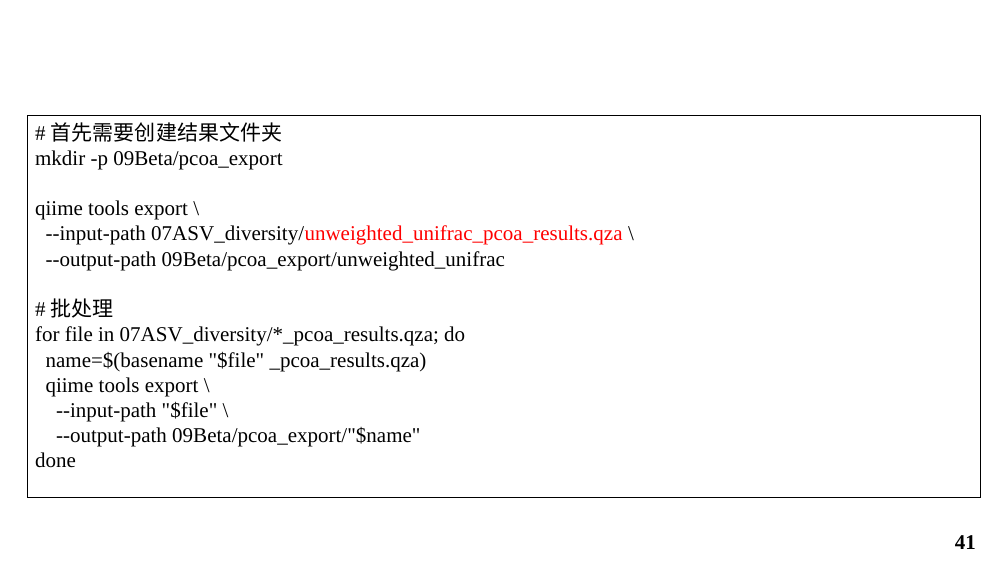
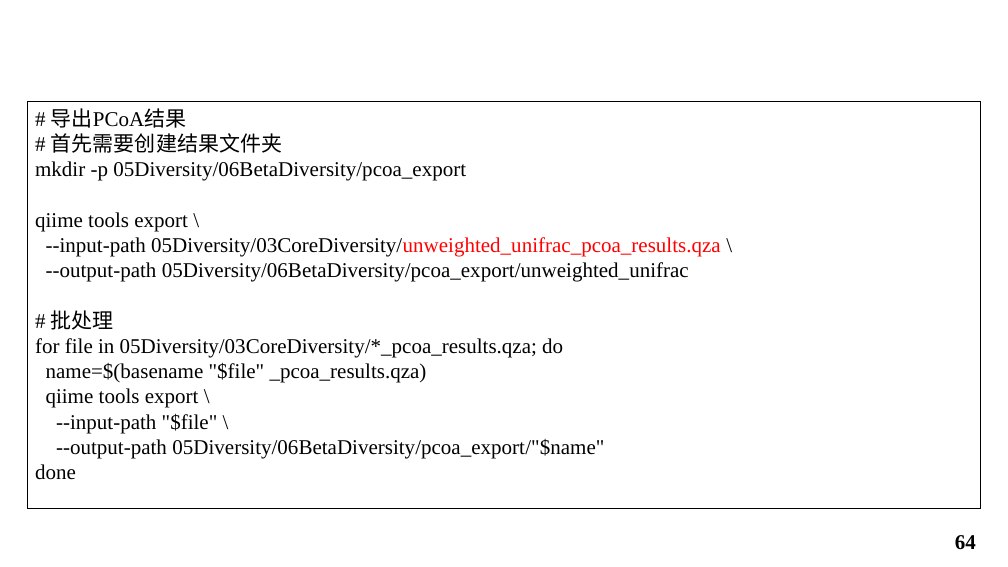
Before and after one commit to shueho/BioDataTools, a slide deck: slide 64 of Toy/16S.pptx (slide 41 before the commit). Drawn at 1008x567 pixels with LibreOffice and Linux fonts; fonts in the diff are those of the drawing; background and template pictures are left out. Boxes give left, top, right and bottom in pixels: in the first picture for what was removed or moved away, otherwise in the second. Text is boxed around its words. In the diff, an @@ line names an element or a change of style, - is before the commit and + after.

```diff
--- a/Toy/16S.pptx
+++ b/Toy/16S.pptx
@@ rectangle "# 导出PCoA结果": place and size @@
-rectangle "# 导出PCoA结果" at (28,116,981,498)
+rectangle "# 导出PCoA结果" at (28,102,981,510)
@@ text in rectangle at (51,108,187,128): paragraph added @@
+# 导出PCoA结果
@@ text in rectangle at (35,161,466,181): text changed @@
-mkdir -p 09Beta/pcoa_export
+mkdir -p 05Diversity/06BetaDiversity/pcoa_export
@@ text in rectangle at (46,237,721,282): text changed @@
---input-path 07ASV_diversity/unweighted_unifrac_pcoa_results.qza \
---output-path 09Beta/pcoa_export/unweighted_unifrac
+--input-path 05Diversity/03CoreDiversity/unweighted_unifrac_pcoa_results.qza \
+--output-path 05Diversity/06BetaDiversity/pcoa_export/unweighted_unifrac
@@ text in rectangle at (35,338,563,358): text changed @@
-for file in 07ASV_diversity/*_pcoa_results.qza; do
+for file in 05Diversity/03CoreDiversity/*_pcoa_results.qza; do
@@ text in rectangle at (56,439,604,459): text changed @@
---output-path 09Beta/pcoa_export/"$name"
+--output-path 05Diversity/06BetaDiversity/pcoa_export/"$name"
@@ page number at (955,535,976,550): text changed @@
-41
+64
```
Also in this commit, not shown: 50 other slides changed, 20 slides added, 13 slides removed.
